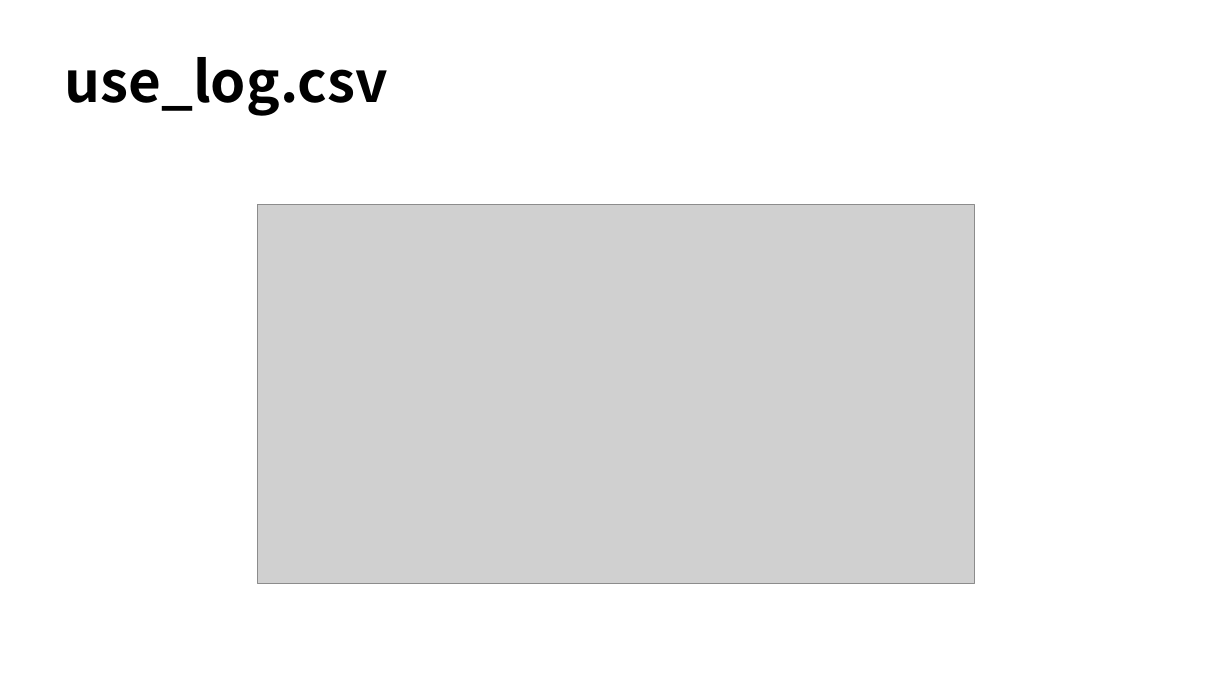
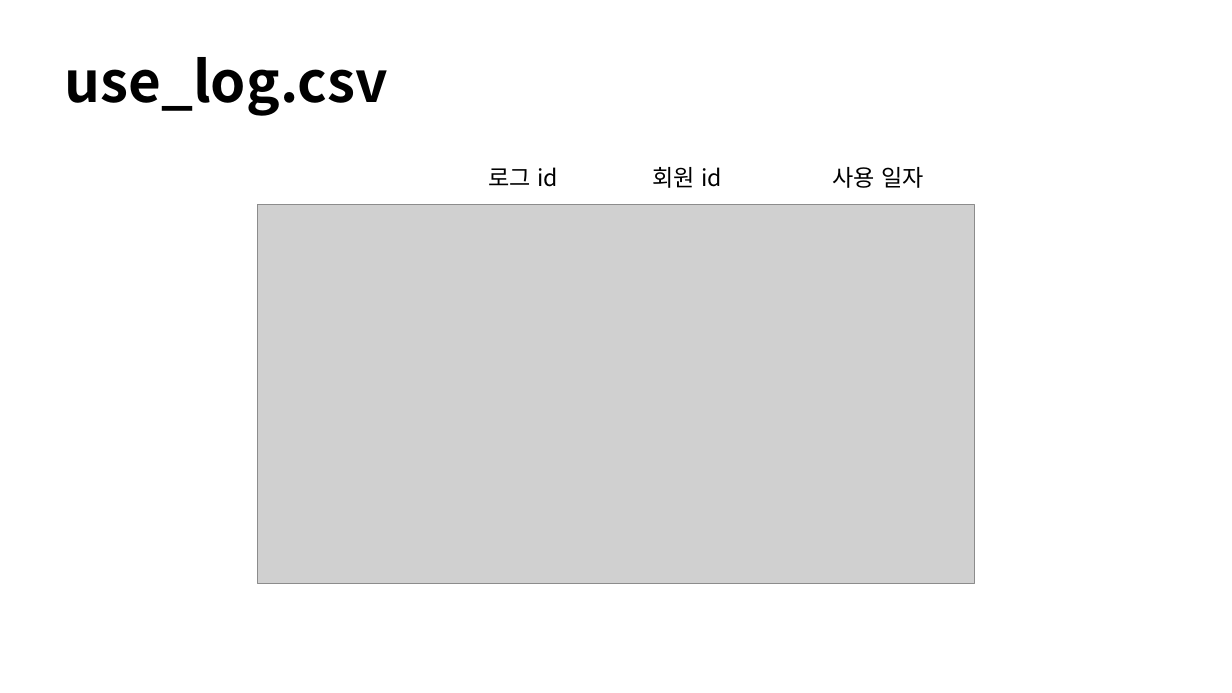
Before and after one commit to aroa97/practice, a slide deck: slide 3 of churn/회원탈퇴예측프로젝트.pptx. Drawn at 1232x693 pixels with LibreOffice and Linux fonts; fonts in the diff are those of the drawing; grey boxes stand for pictures. Boxes give left, top, right and bottom in pixels: in the first picture for what was removed or moved away, otherwise in the second. Text is boxed around its words. In the diff, an @@ line names an element or a change of style, - is before the commit and + after.

```diff
--- a/churn/회원탈퇴예측프로젝트.pptx
+++ b/churn/회원탈퇴예측프로젝트.pptx
@@ text added at <box>488,167,558,187</box>, 18 pt, text #000000 @@
+로그 id
@@ text added at <box>652,167,722,188</box>, 18 pt, text #000000 @@
+회원 id
@@ text added at <box>832,167,924,188</box>, 18 pt, text #000000 @@
+사용 일자
```
Also in this commit, not shown: 1 other slide changed, 2 slides added, 9 other files.
